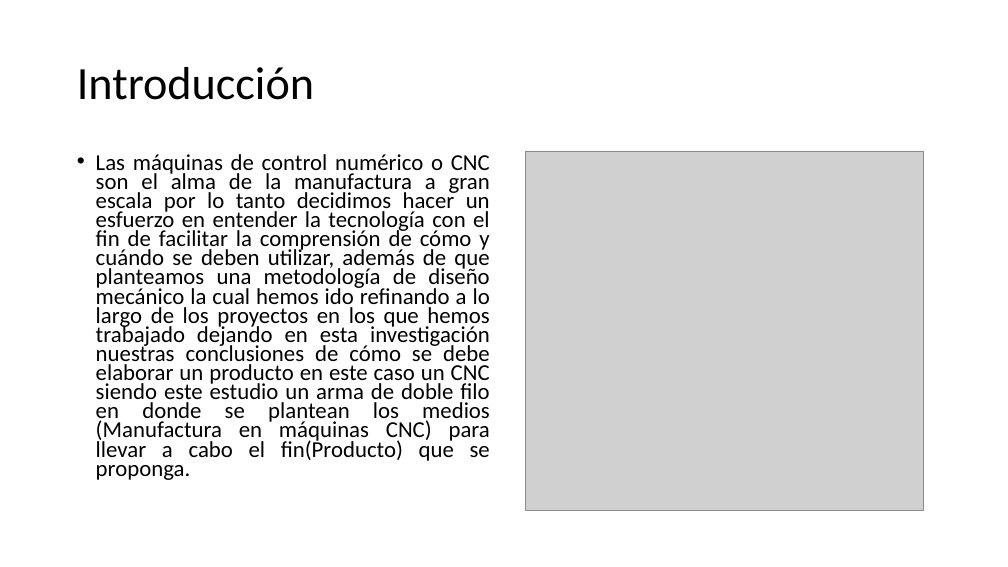
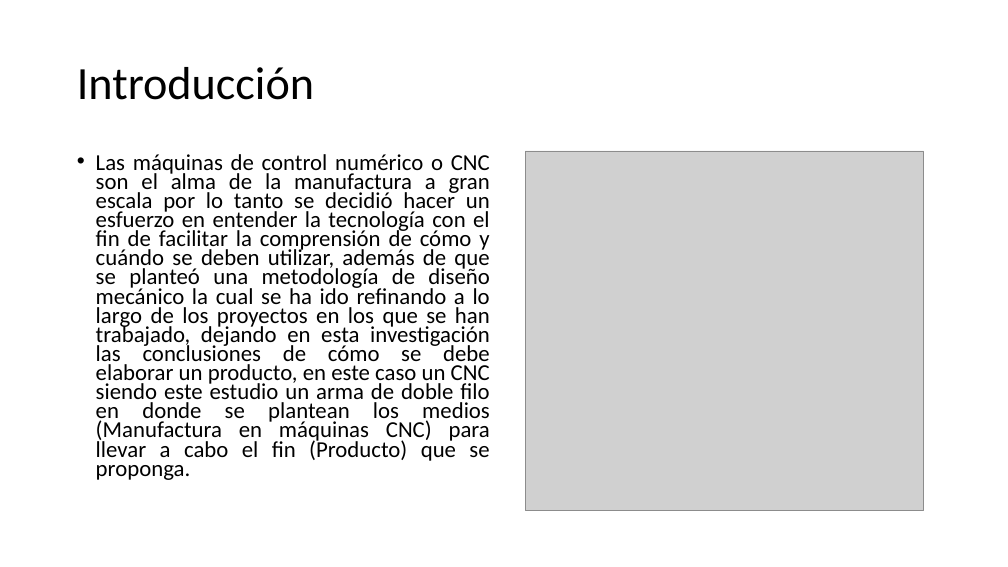
Before and after one commit to Ricvr98/CNC-UNI-Monografia-, a slide deck: slide 2 of conferencia/Diseño y fabricación de una máquina Control Numérico.pptx. Drawn at 1008x567 pixels with LibreOffice and Linux fonts; fonts in the diff are those of the drawing; grey boxes stand for pictures; background and template pictures are left out. Boxes give left, top, right and bottom in pixels: in the first picture for what was removed or moved away, otherwise in the second. Text is boxed around its words. In the diff, an @@ line names an element or a change of style, - is before the commit and + after.

```diff
--- a/conferencia/Diseño y fabricación de una máquina Control Numérico.pptx
+++ b/conferencia/Diseño y fabricación de una máquina Control Numérico.pptx
@@ text at (x1=96, y1=154, x2=490, y2=480): text changed @@
-• Las máquinas de control numérico o CNC son el alma de la manufactura a gran escala por lo tanto decidimos hacer un esfuerzo en entender la tecnología con el fin de facilitar la comprensión de cómo y cuándo se deben utilizar, además de que planteamos una metodología de diseño mecánico la cual hemos ido refinando a lo largo de los proyectos en los que hemos trabajado dejando en esta investigación nuestras conclusiones de cómo se debe elaborar un producto en este caso un CNC siendo este estudio un arma de doble filo en donde se plantean los medios (Manufactura en máquinas CNC) para llevar a cabo el fin(Producto) que se proponga.
+• Las máquinas de control numérico o CNC son el alma de la manufactura a gran escala por lo tanto se decidió hacer un esfuerzo en entender la tecnología con el fin de facilitar la comprensión de cómo y cuándo se deben utilizar, además de que se planteó una metodología de diseño mecánico la cual se ha ido refinando a lo largo de los proyectos en los que se han trabajado, dejando en esta investigación las conclusiones de cómo se debe elaborar un producto, en este caso un CNC siendo este estudio un arma de doble filo en donde se plantean los medios (Manufactura en máquinas CNC) para llevar a cabo el fin (Producto) que se proponga.
```
Also in this commit, not shown: 4 other slides changed, 3 other files.
